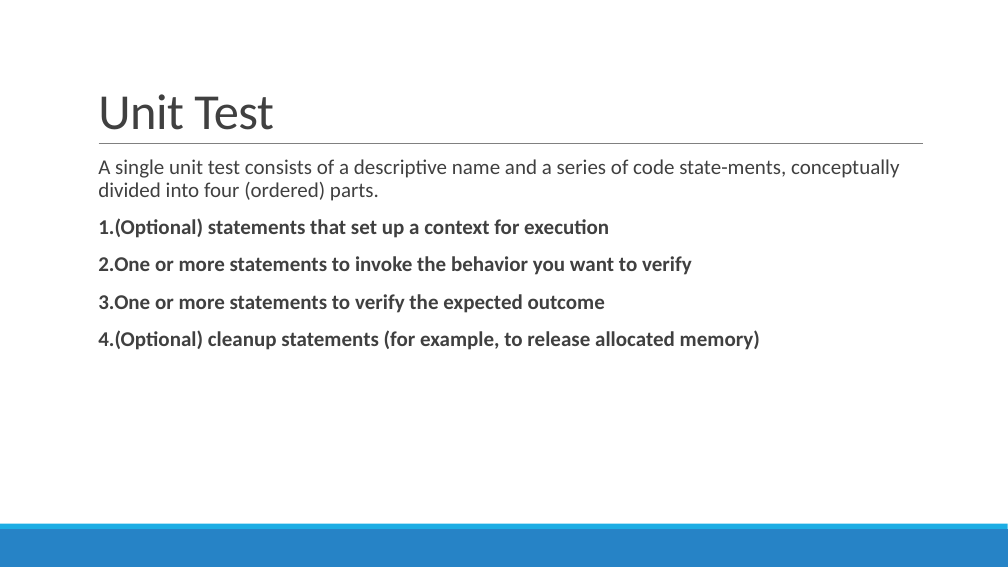
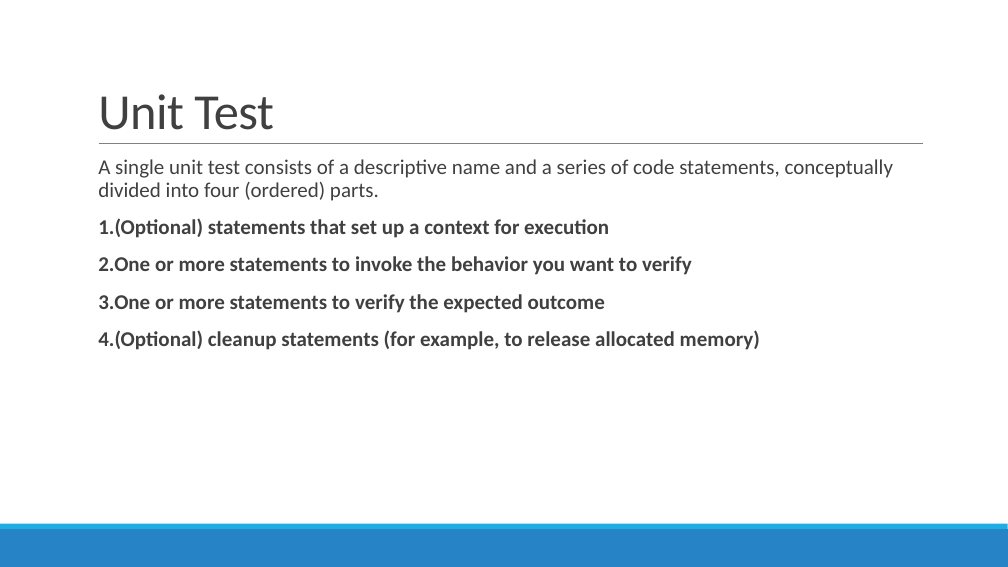
Before and after one commit to reza-arjmandi/Agile-Software-Development-Course, a slide deck: slide 3 of session3/TDD Foundations.pptx. Drawn at 1008x567 pixels with LibreOffice and Linux fonts; fonts in the diff are those of the drawing. Boxes give left, top, right and bottom in pixels: in the first picture for what was removed or moved away, otherwise in the second. Text is boxed around its words. In the diff, an @@ line names an element or a change of style, - is before the commit and + after.

```diff
--- a/session3/TDD Foundations.pptx
+++ b/session3/TDD Foundations.pptx
@@ text at box(98, 159, 893, 201): text changed @@
-  A single unit test consists of a descriptive name and a series of code state-ments, conceptually divided into four (ordered) parts.
+  A single unit test consists of a descriptive name and a series of code statements, conceptually divided into four (ordered) parts.
```
Also in this commit, not shown: 1 other slide changed, 11 slides removed, 42 other files.
